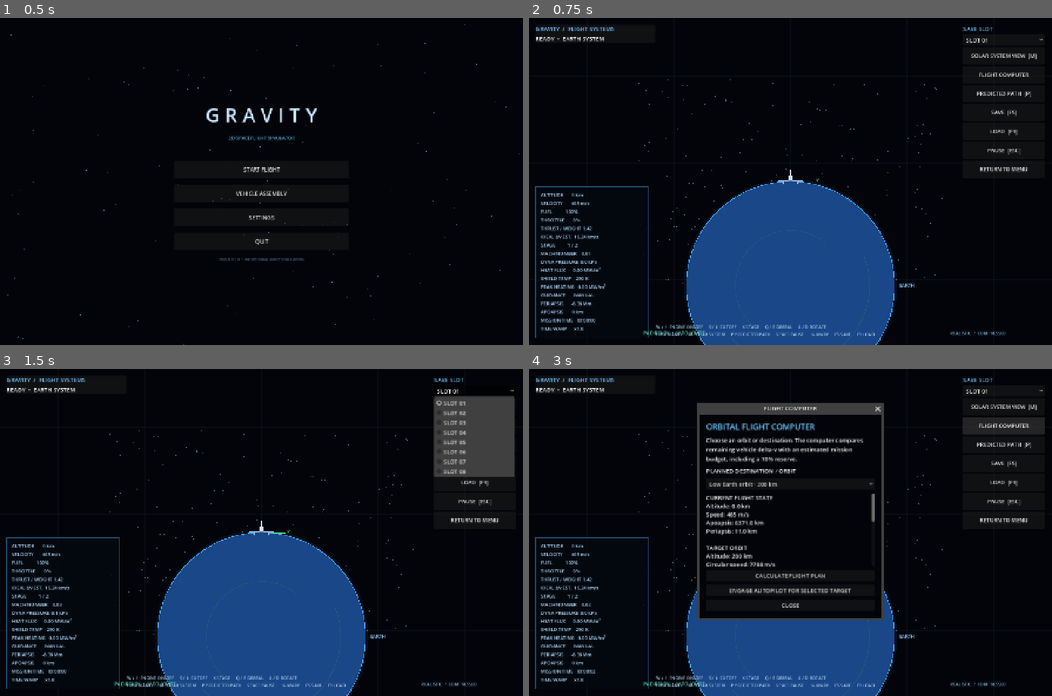
Above: before the commit, frames 1-4 (two rows, left to right).
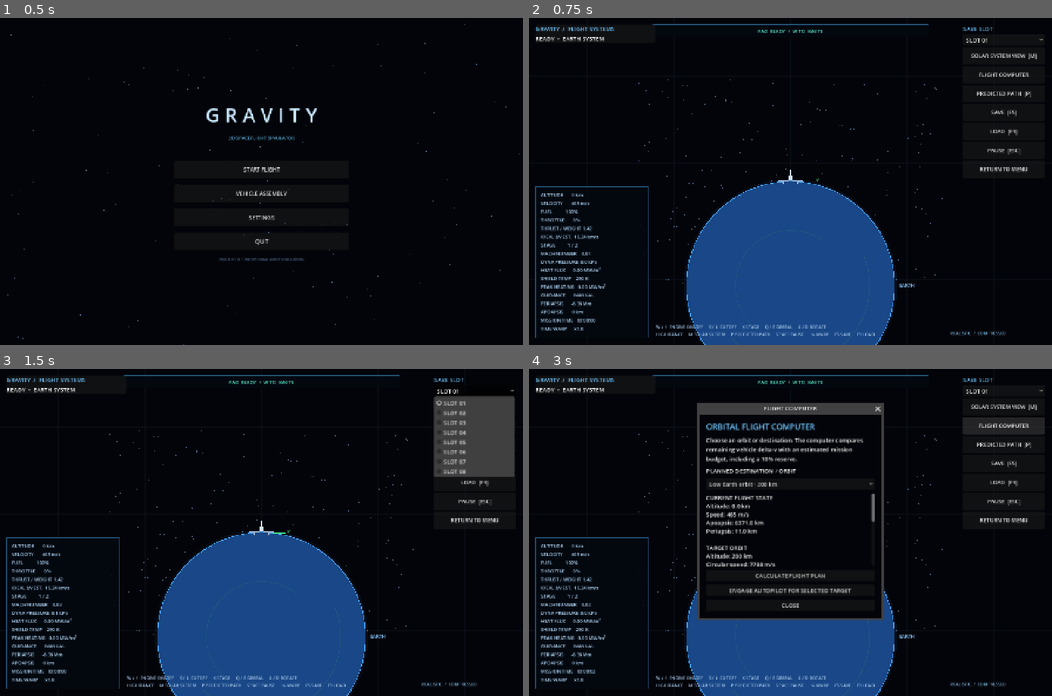
Above: after the commit, the same moments.

Repository: Blagos1195/Gravity-simulator
Game: Godot game, scene res://scenes/main.tscn
Two runs of this game, one before a commit and one after it. Both use one fixed random seed, a clock stepped at 60 frames per second and the inputs below.
Inputs:
- Up to frame 1 (0.5 s): no input
- Up to frame 2 (0.75 s): click "START FLIGHT" at 0.5 s
- Up to frame 3 (1.5 s): click "SLOT 01" at 1.25 s
- Up to frame 4 (3 s): click "SOLAR SYSTEM VIEW [M]" at 2 s; click "FLIGHT COMPUTER" at 2.75 s

Frame 1 is identical in both runs. In frame 2, 0.4% of the frame differs, in the area x 21-77%, y 1-98%; in frame 3, 0.4%; in frame 4, 0.4%.

Commit message:
Move flight status away from controls

Diff:
--- a/Gravity/scripts/simulation_view.gd
+++ b/Gravity/scripts/simulation_view.gd
@@ -641,7 +641,11 @@
 	draw_rect(box, Color(0.18, 0.42, 0.6, 0.7), false, 1.0)
 	for i in range(lines.size()):
 		draw_string(ThemeDB.fallback_font, Vector2(32.0 * ui_scale, size.y - 408.0 * ui_scale + i * 23.0 * ui_scale), lines[i], HORIZONTAL_ALIGNMENT_LEFT, -1, maxi(9, roundi(13.0 * ui_scale)), Color(0.68, 0.82, 0.94))
-	draw_string(ThemeDB.fallback_font, Vector2(315.0 * ui_scale, size.y - 28.0 * ui_scale), status_message, HORIZONTAL_ALIGNMENT_LEFT, -1, maxi(9, roundi(13.0 * ui_scale)), Color(0.35, 0.85, 0.75))
+	var status_width := minf(size.x - 420.0 * ui_scale, 760.0 * ui_scale)
+	var status_rect := Rect2(Vector2((size.x - status_width) * 0.5, 18.0 * ui_scale), Vector2(status_width, 34.0 * ui_scale))
+	draw_rect(status_rect, Color(0.015, 0.035, 0.065, 0.88), true)
+	draw_rect(status_rect, Color(0.18, 0.42, 0.6, 0.75), false, 1.0)
+	draw_string(ThemeDB.fallback_font, Vector2(status_rect.position.x + 8.0 * ui_scale, status_rect.position.y + 23.0 * ui_scale), status_message, HORIZONTAL_ALIGNMENT_CENTER, status_width - 16.0 * ui_scale, maxi(10, roundi(14.0 * ui_scale)), Color(0.35, 0.9, 0.78))
 	draw_string(ThemeDB.fallback_font, Vector2(size.x - 280.0 * ui_scale, size.y - 28.0 * ui_scale), realism.to_upper() + "  /  " + world_scale.to_upper(), HORIZONTAL_ALIGNMENT_LEFT, -1, maxi(9, roundi(12.0 * ui_scale)), Color(0.48, 0.68, 0.84))
 
 func _remaining_ideal_delta_v(current_mass: float) -> float:
